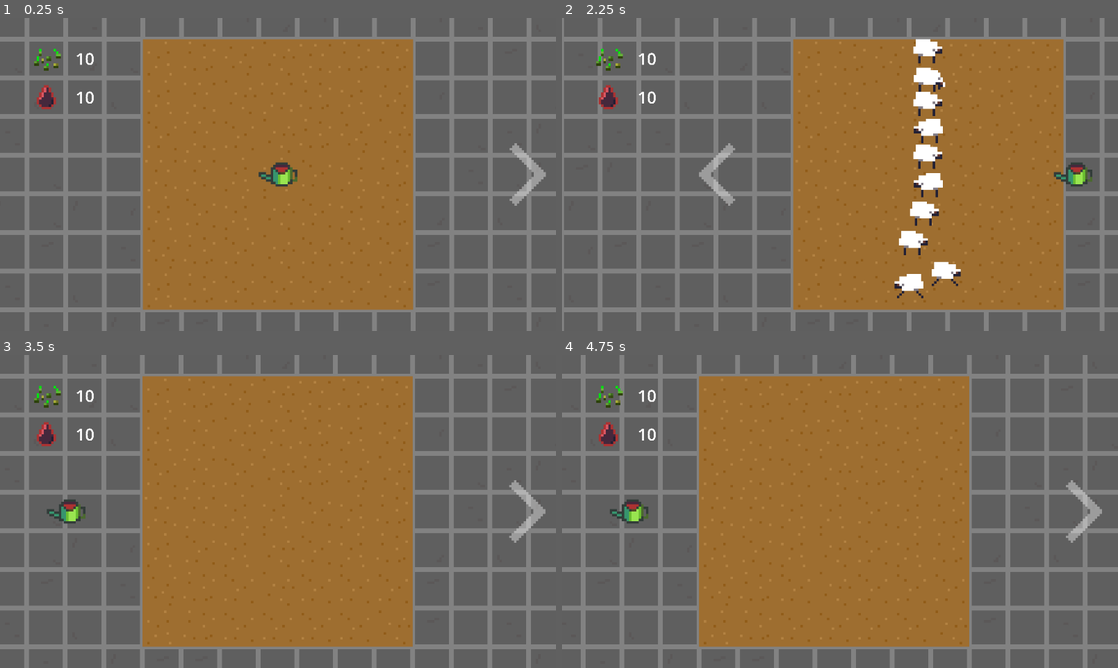
Above: before the commit, frames 1-4 (two rows, left to right).
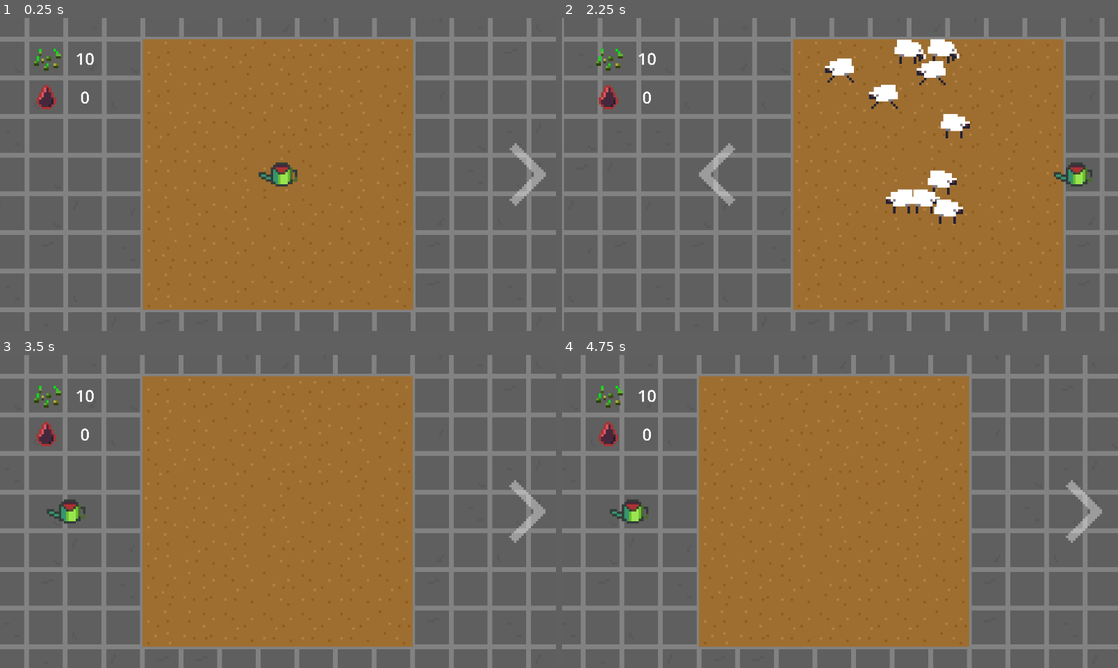
Above: after the commit, the same moments.

Repository: aeriab/giftjam_lebron
Game: Godot game, scene res://main/main.tscn
Same seed, same stepped clock (60 frames per second), same inputs: the game is played once before the commit and once after it.
Inputs (mouse positions are in pixels of both pictures, inside the frame that each line leads up to):
- Up to frame 1 (0.25 s): no input
- Up to frame 2 (2.25 s): click (1090, 174) at 0.5 s; click (628, 174) at 1.25 s; click (1090, 174) at 2 s
- Up to frame 3 (3.5 s): click (66, 511) at 2.75 s
- Up to frame 4 (4.75 s): click (1090, 511) at 3.5 s; click (628, 511) at 4.25 s

The runs differ from the first frame. In frame 1, less than 0.1% of the frame differs, in the area x 13-17%, y 23-28%; in frame 2, 4.4%, in the area x 13-74%, y 6-90%; in frame 3, less than 0.1%; in frame 4, less than 0.1%.

Commit message:
incrementing blood

Diff:
--- /dev/null
+++ b/UI/ui.gd
@@ -0,0 +1,15 @@
+extends Control
+
+var blood = 0
+
+func _ready():
+	SignalManager.sheep_killed.connect(addBlood)
+	$Blood/BloodMeter.text = str(blood)
+
+func addBlood():
+	blood += 1
+	$Blood/BloodMeter.text = str(blood)
+
+# Called every frame. 'delta' is the elapsed time since the previous frame.
+func _process(delta: float) -> void:
+	pass
--- a/UI/ui.tscn
+++ b/UI/ui.tscn
@@ -1,6 +1,7 @@
-[gd_scene load_steps=3 format=3 uid="uid://dohj4615xds12"]
+[gd_scene load_steps=4 format=3 uid="uid://dohj4615xds12"]
 
 [ext_resource type="Texture2D" uid="uid://c8nhbyjcdepui" path="res://assets/WheatSeeds.png" id="1_dajm1"]
+[ext_resource type="Script" uid="uid://b72uiamo8ij7e" path="res://UI/ui.gd" id="1_e6gg6"]
 [ext_resource type="Texture2D" uid="uid://bodyixjvwj0ki" path="res://assets/blood.png" id="2_e6gg6"]
 
 [node name="UI" type="Control"]
@@ -10,6 +11,7 @@
 anchor_bottom = 1.0
 grow_horizontal = 2
 grow_vertical = 2
+script = ExtResource("1_e6gg6")
 
 [node name="Seeds" type="Node2D" parent="."]
 position = Vector2(-96, -48)
@@ -42,7 +44,6 @@
 offset_bottom = 791.0
 scale = Vector2(0.02, 0.02)
 theme_override_font_sizes/font_size = 341
-text = "10"
 horizontal_alignment = 1
 vertical_alignment = 1
 
--- a/main/main.tscn
+++ b/main/main.tscn
@@ -10,7 +10,7 @@
 [ext_resource type="Texture2D" uid="uid://f22awimgbqef" path="res://assets/wateringCan.png" id="6_kfbq2"]
 
 [sub_resource type="CircleShape2D" id="CircleShape2D_4dugh"]
-radius = 30.0
+radius = 25.0
 
 [node name="Main" type="Node2D"]
 
--- a/shap.gd
+++ b/shap.gd
@@ -26,7 +26,7 @@
 func _physics_process(delta: float):
 	if state==States.FLEE:
 		adapt_vector = (global_position - get_global_mouse_position())/abs(global_position - get_global_mouse_position())
-		velocity = Vector2(randf_range(10,20)*adapt_vector.x,randf_range(10,20)*adapt_vector.y)
+		velocity = Vector2(randf_range(15,25)*adapt_vector.x,randf_range(15,25)*adapt_vector.y)
 	move_and_slide()
 
 func set_state(new_phase):
--- a/shap.tscn
+++ b/shap.tscn
@@ -190,6 +190,10 @@
 radius = 6.0
 height = 14.5602
 
+[sub_resource type="CapsuleShape2D" id="CapsuleShape2D_j6g3a"]
+radius = 5.0
+height = 10.0
+
 [sub_resource type="CapsuleShape2D" id="CapsuleShape2D_bkorf"]
 radius = 8.0
 height = 20.0
@@ -242,7 +246,7 @@
 
 [node name="PhysicsHitbox" type="CollisionShape2D" parent="."]
 rotation = 1.5708
-shape = SubResource("CapsuleShape2D_6sc2g")
+shape = SubResource("CapsuleShape2D_j6g3a")
 
 [node name="WallDetectorHitbox" type="Area2D" parent="."]
 
--- a/sheep_minigame.gd
+++ b/sheep_minigame.gd
@@ -6,7 +6,7 @@
 func _ready() -> void:
 	for i in range(0,9):
 		var new_shap = shap.instantiate()
-		add_child(new_shap)
+		$ShapHolder.add_child(new_shap)
 
 
 # Called every frame. 'delta' is the elapsed time since the previous frame.
--- a/sheep_minigame.tscn
+++ b/sheep_minigame.tscn
@@ -83,4 +83,7 @@
 rotation = 1.5708
 shape = SubResource("WorldBoundaryShape2D_1soo8")
 
-[node name="Shap" parent="." instance=ExtResource("2_ggkot")]
+[node name="ShapHolder" type="Node2D" parent="."]
+y_sort_enabled = true
+
+[node name="Shap" parent="ShapHolder" instance=ExtResource("2_ggkot")]
Not shown, added: UI/ui.gd.uid
Not shown: 1 places in shap.tscn that only renumber resources
